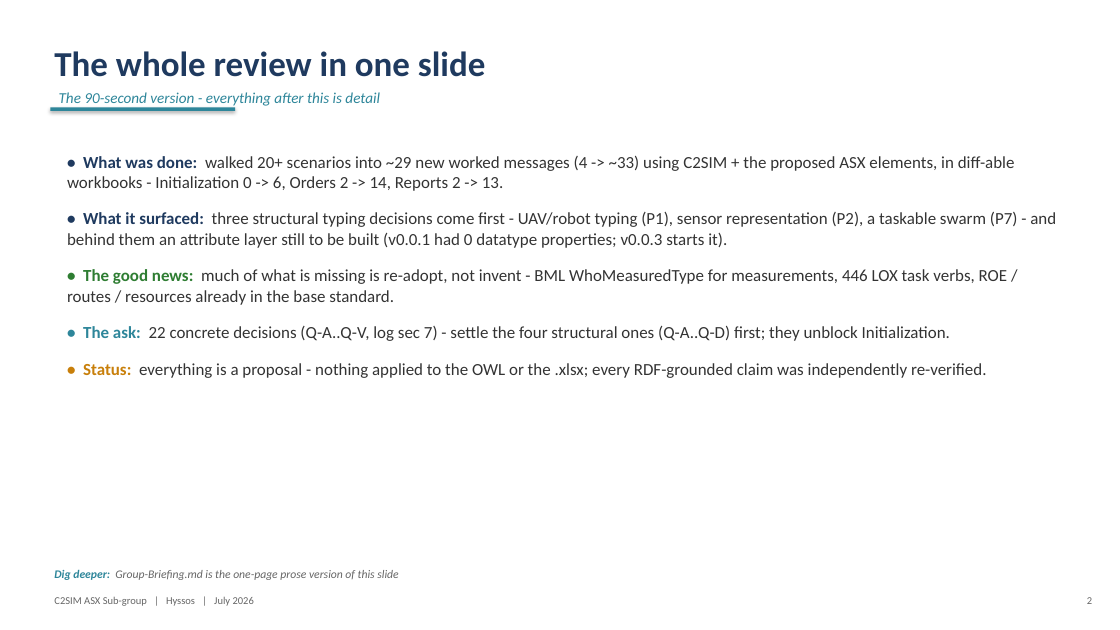
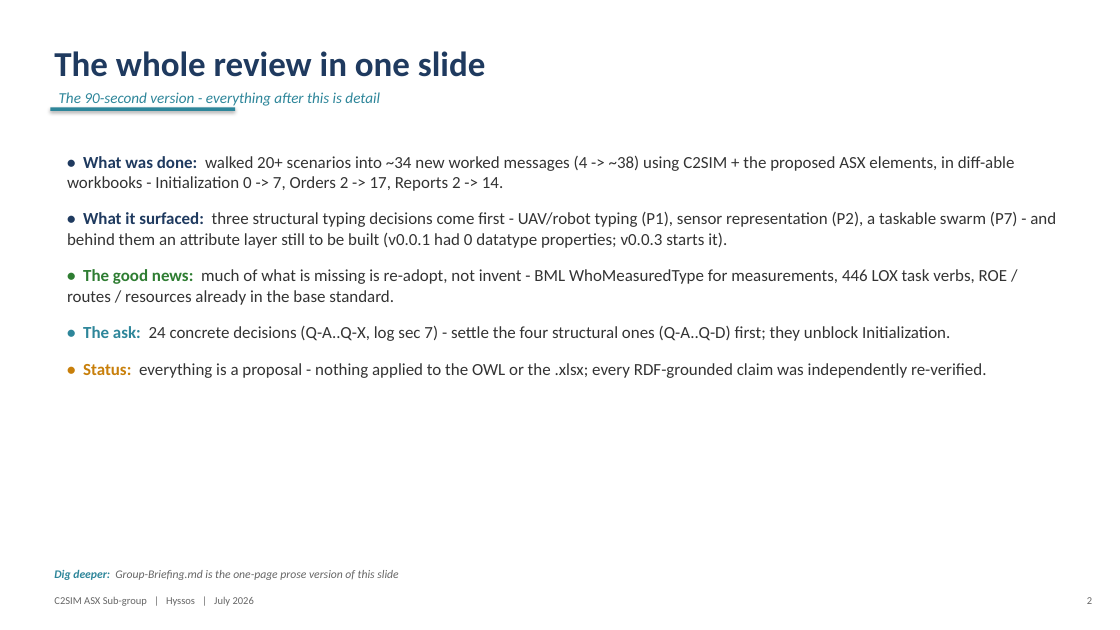
Before and after one commit to hyssostech/C2SIMArtifacts, a slide deck: slide 2 of Subgroups/ASX/InstantiationReview/ASX-Instantiation-Findings.pptx. Drawn at 1120x630 pixels with LibreOffice and Linux fonts; fonts in the diff are those of the drawing. Boxes give left, top, right and bottom in pixels: in the first picture for what was removed or moved away, otherwise in the second. Text is boxed around its words. In the diff, an @@ line names an element or a change of style, - is before the commit and + after.

```diff
--- a/Subgroups/ASX/InstantiationReview/ASX-Instantiation-Findings.pptx
+++ b/Subgroups/ASX/InstantiationReview/ASX-Instantiation-Findings.pptx
@@ text at (67, 156, 1015, 191): text changed @@
-• What was done: walked 20+ scenarios into ~29 new worked messages (4 -> ~33) using C2SIM + the proposed ASX elements, in diff-able workbooks - Initialization 0 -> 6, Orders 2 -> 14, Reports 2 -> 13.
+• What was done: walked 20+ scenarios into ~34 new worked messages (4 -> ~38) using C2SIM + the proposed ASX elements, in diff-able workbooks - Initialization 0 -> 7, Orders 2 -> 17, Reports 2 -> 14.
@@ text at (83, 326, 950, 341): text changed @@
-• The ask: 22 concrete decisions (Q-A..Q-V, log sec 7) - settle the four structural ones (Q-A..Q-D) first; they unblock Initialization.
+• The ask: 24 concrete decisions (Q-A..Q-X, log sec 7) - settle the four structural ones (Q-A..Q-D) first; they unblock Initialization.
```
Also in this commit, not shown: 13 other slides changed, 7 other files.
